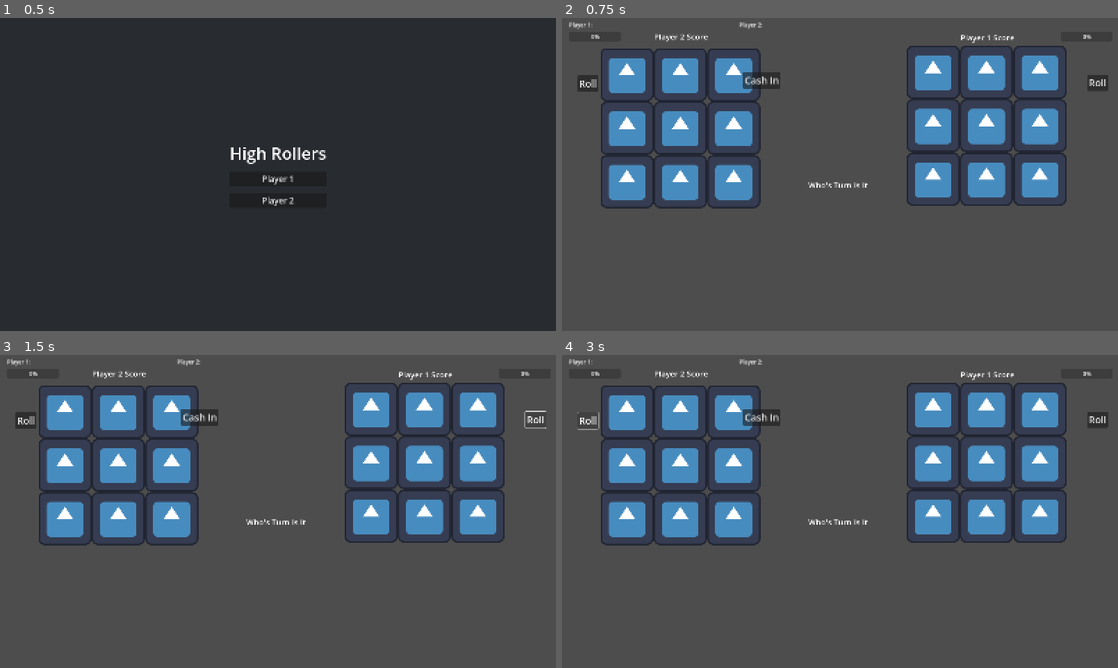
Above: before the commit, frames 1-4 (two rows, left to right).
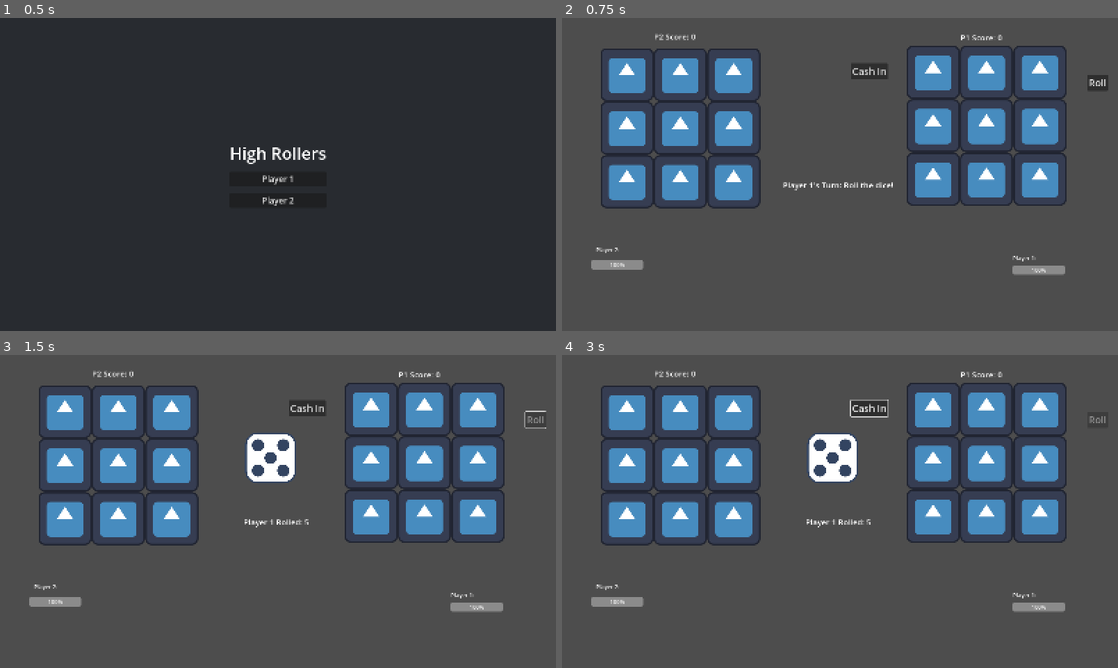
Above: after the commit, the same moments.

Repository: ggary104/High-Rollers
Game: Godot game, scene res://scenes/main_menu.tscn
Two runs of this game, one before a commit and one after it. Both use one fixed random seed, a clock stepped at 60 frames per second and the inputs below. The engine's default icon, where the game draws it, is replaced by a stand-in: a white triangle on a blue panel in a dark square.
Inputs (mouse positions are in pixels of both pictures, inside the frame that each line leads up to):
- Up to frame 1 (0.5 s): no input
- Up to frame 2 (0.75 s): click "Player 1" at 0.5 s
- Up to frame 3 (1.5 s): click "Roll" at 1.25 s
- Up to frame 4 (3 s): click "Cash In" at 2 s; click (589, 420) at 2.75 s, where only the run before the commit has a clickable "Roll"

Frame 1 is identical in both runs. In frame 2, 2.0% of the frame differs, in the area x 1-96%, y 1-83%; in frame 3, 3.3%, in the area x 1-98%, y 1-83%; in frame 4, 3.3%.
Error before the commit: Parse Error: Variable "player_turn" has the same name as a previously declared variable. (res://scenes/game.gd:23)

Commit message:
Quick fix to resolve conflicts. Should work now

Diff:
--- a/game/scenes/game.gd
+++ b/game/scenes/game.gd
@@ -5,20 +5,9 @@
 const MAX_HEALTH = 100
 var p1_health = MAX_HEALTH
 var p2_health = MAX_HEALTH
-var DiceSlotScene = preload("res://scenes/die_slot.tscn")
-var player_turn = randi() % 2  + 1 #Is it player1's turn or player 2s
-var current_roll = 0 #Value of the current roll
-var p1_cols = [[0, 0, 0], [0, 0, 0], [0, 0, 0]] #What is the state of the player1's column
-var p2_cols = [[0, 0, 0], [0, 0, 0], [0, 0, 0] ]#What is the state of the player2's column
-var game_over = false
-var dice_textures = []
 
 #Variables used in labels to display the scores and Which Players Turn Is It
 #On ready -> They need to load when the labels are loaded
-@onready var player1_column_inputs = $"Board/Player1Board/Player1ColumnInputs"
-@onready var player2_column_inputs = $"Board/Player2Board/Player2ColumnInputs"
-@onready var p1_grid = $Board/Player1Board/Player1Grid
-@onready var p2_grid = $Board/Player2Board/Player2Grid
 var Dice:PackedScene = preload("res://scenes/dice.tscn")
 var player_turn: int = randi() % 2  + 1 #Is it player1's turn or player 2s
 var current_roll: int = 0
@@ -71,24 +60,15 @@
 		player_two_turn()
 	update_health_bars()
 
-func player_one_turn():
-		for button in player1_column_inputs.get_children():
-			button.disabled = false
-		for button in player2_column_inputs.get_children():
-			button.disabled = true
-		$"UI-Elements/Player1RollButton".disabled = false
-		$"UI-Elements/Player1RollButton".visible = true
-		$"UI-Elements/Player2RollButton".visible = false
-		p1_cash_in_button.visible = true
-		p1_cash_in_button.disabled = false
-		p2_cash_in_button.visible = false
-		update_ui()
 
 func player_one_turn() -> void:
 	p2_dice_grid.disable_tiles()
 	$"UI-Elements/Player1RollButton".disabled = false
 	$"UI-Elements/Player1RollButton".visible = true
 	$"UI-Elements/Player2RollButton".visible = false
+	p1_cash_in_button.visible = true
+	p1_cash_in_button.disabled = false
+	p2_cash_in_button.visible = false
 	update_ui()
 
 
@@ -104,19 +84,6 @@
 		p2_cash_in_button.disabled = false
 		p1_cash_in_button.visible = false
 		update_ui()
-
-
-func _on_roll_button_pressed() -> void:
-	if game_over:
-		return
-
-	roll_dice()
-	update_ui()
-
-	if player_turn == 1:
-		$"UI-Elements/Player1RollButton".disabled = true
-	else:
-		$"UI-Elements/Player2RollButton".disabled = true
 
 
 func roll_dice() -> void:
@@ -341,35 +308,31 @@
 	else:
 		turn_indicator_label.text = "Player 1 Rolled: " + str(current_roll) if player_turn == 1 else "Player 2 Rolled: " + str(current_roll)
 
-func update_board_visuals():
-
-	for col_index  in range(p1_cols.size()):
-		#Change the texture of the column based on what its corresponding value is
-		for row_index in range(p1_cols[col_index].size()):
-			var die_value = p1_cols[col_index][row_index]
-			var slot_index = col_index + row_index * 3
-			var slot = p1_grid.get_child(slot_index)
-			if die_value > 0:
-				slot.set_die(dice_textures[die_value - 1])
-			else:
-				slot.set_die(null)
-
-	for col_index  in range(p2_cols.size()):
-		for row_index in range(p2_cols[col_index].size()):
-			var flipped_row = p2_cols[col_index].size() - 1 - row_index
-			var die_value = p2_cols[col_index][flipped_row]
-
-			var slot_index = col_index + row_index * 3
-			var slot = p2_grid.get_child(slot_index)
-			if die_value > 0:
-				slot.set_die(dice_textures[die_value - 1])
-			else:
-				slot.set_die(null)
-
-func _on_column_button_pressed(extra_arg_0: int) -> void:
-	if game_over:
-		return
-	place_dice(extra_arg_0)
+#func update_board_visuals():
+	#
+	#for col_index  in range(p1_cols.size()):
+		##Change the texture of the column based on what its corresponding value is
+		#for row_index in range(p1_cols[col_index].size()):
+			#var die_value = p1_cols[col_index][row_index]
+			#var slot_index = col_index + row_index * 3
+			#var slot = p1_grid.get_child(slot_index)
+			#if die_value > 0:
+				#slot.set_die(dice_textures[die_value - 1])
+			#else:
+				#slot.set_die(null)
+		#
+	#for col_index  in range(p2_cols.size()):
+		#for row_index in range(p2_cols[col_index].size()):
+			#var flipped_row = p2_cols[col_index].size() - 1 - row_index
+			#var die_value = p2_cols[col_index][flipped_row]
+#
+			#var slot_index = col_index + row_index * 3
+			#var slot = p2_grid.get_child(slot_index)
+			#if die_value > 0:
+				#slot.set_die(dice_textures[die_value - 1])
+			#else:
+				#slot.set_die(null)
+
 
 func _on_roll_button_pressed() -> void:
 	if game_over:
@@ -393,8 +356,9 @@
 	if game_over:
 		return
 
-	var current_player_cols = p1_cols if player_turn == 1 else p2_cols
-	var score_to_cash_in = calculate_column_score(current_player_cols[0]) + calculate_column_score(current_player_cols[1]) + calculate_column_score(current_player_cols[2])
+	var current_player_rows = p1_rows if player_turn == 1 else p2_rows
+	var current_player_grid = p1_dice_grid if player_turn == 1 else p2_dice_grid
+	var score_to_cash_in = calculate_column_score(current_player_rows[0]) + calculate_column_score(current_player_rows[1]) + calculate_column_score(current_player_rows[2])
 
 	if score_to_cash_in > 0:
 		if player_turn == 1:
@@ -409,9 +373,11 @@
 
 	for i in range(3):
 		for j in range(3):
-			current_player_cols[i][j] = 0
-
-	update_board_visuals()
+			current_player_rows[i][j] = 0
+
+	current_player_grid.clear()
+
+	#update_board_visuals()
 	check_game_over()
 
 	if !game_over:
--- a/game/scenes/game.tscn
+++ b/game/scenes/game.tscn
@@ -99,48 +99,48 @@
 grow_vertical = 2
 
 [node name="Player1HealthLabel" type="Label" parent="UI-Elements"]
-offset_left = 20.0
-offset_top = 8.45
-offset_right = 86.0
-offset_bottom = 31.45
+offset_left = 1297.0
+offset_top = 679.0
+offset_right = 1363.0
+offset_bottom = 702.0
 text = "Player 1:"
 
 [node name="Player2HealthLabel" type="Label" parent="UI-Elements"]
-offset_left = 510.0
-offset_top = 8.0
-offset_right = 576.0
-offset_bottom = 31.0
+offset_left = 98.0
+offset_top = 655.0
+offset_right = 164.0
+offset_bottom = 678.0
 text = "Player 2:"
 
 [node name="Player1Health" type="ProgressBar" parent="UI-Elements"]
-offset_left = 20.0
-offset_top = 40.0
-offset_right = 170.0
-offset_bottom = 67.0
+offset_left = 1297.0
+offset_top = 710.55
+offset_right = 1447.0
+offset_bottom = 737.55
 
 [node name="Player2Health" type="ProgressBar" parent="UI-Elements"]
 anchors_preset = 1
 anchor_left = 1.0
 anchor_right = 1.0
-offset_left = -165.0
-offset_top = 40.0
-offset_right = -15.0
-offset_bottom = 67.0
+offset_left = -1516.0
+offset_top = 696.0
+offset_right = -1366.0
+offset_bottom = 723.0
 grow_horizontal = 0
 
 [node name="Player1CashInButton" type="Button" parent="UI-Elements"]
-offset_left = 56.0
-offset_top = 989.0
-offset_right = 163.0
-offset_bottom = 1036.0
+offset_left = 831.0
+offset_top = 130.0
+offset_right = 938.0
+offset_bottom = 177.0
 theme_override_font_sizes/font_size = 28
 text = "Cash In"
 
 [node name="Player2CashInButton" type="Button" parent="UI-Elements"]
-offset_left = 520.56
-offset_top = 156.0
-offset_right = 627.5602
-offset_bottom = 203.0
+offset_left = 601.0
+offset_top = 139.0
+offset_right = 708.0002
+offset_bottom = 186.0
 theme_override_font_sizes/font_size = 28
 text = "Cash In"
 
@@ -162,9 +162,3 @@
 [connection signal="pressed" from="UI-Elements/Player2RollButton" to="." method="_on_roll_button_pressed"]
 [connection signal="pressed" from="UI-Elements/Player1CashInButton" to="." method="_on_player_1_cash_in_button_pressed"]
 [connection signal="pressed" from="UI-Elements/Player2CashInButton" to="." method="_on_player_2_cash_in_button_pressed"]
-[connection signal="pressed" from="Board/Player1Board/Player1ColumnInputs/Column1Button" to="." method="_on_column_button_pressed" binds= [0]]
-[connection signal="pressed" from="Board/Player1Board/Player1ColumnInputs/Column2Button" to="." method="_on_column_button_pressed" binds= [1]]
-[connection signal="pressed" from="Board/Player1Board/Player1ColumnInputs/Column3Button" to="." method="_on_column_button_pressed" binds= [2]]
-[connection signal="pressed" from="Board/Player2Board/Player2ColumnInputs/Column1Button" to="." method="_on_column_button_pressed" binds= [0]]
-[connection signal="pressed" from="Board/Player2Board/Player2ColumnInputs/Column2Button" to="." method="_on_column_button_pressed" binds= [1]]
-[connection signal="pressed" from="Board/Player2Board/Player2ColumnInputs/Column3Button" to="." method="_on_column_button_pressed" binds= [2]]
--- a/game/scripts/dice_grid.gd
+++ b/game/scripts/dice_grid.gd
@@ -67,3 +67,9 @@
 
 func tile_selected(reference_to_tile) -> void:
 	on_tile_selected.emit(reference_to_tile)
+
+func clear() -> void:
+	for tile in tiles_in_order:
+		var tile_dice = tile.dice
+		if not tile_dice == null:
+			tile_dice.destroy()
Not shown: 1 places in game/scenes/dice.tscn that only renumber resources
